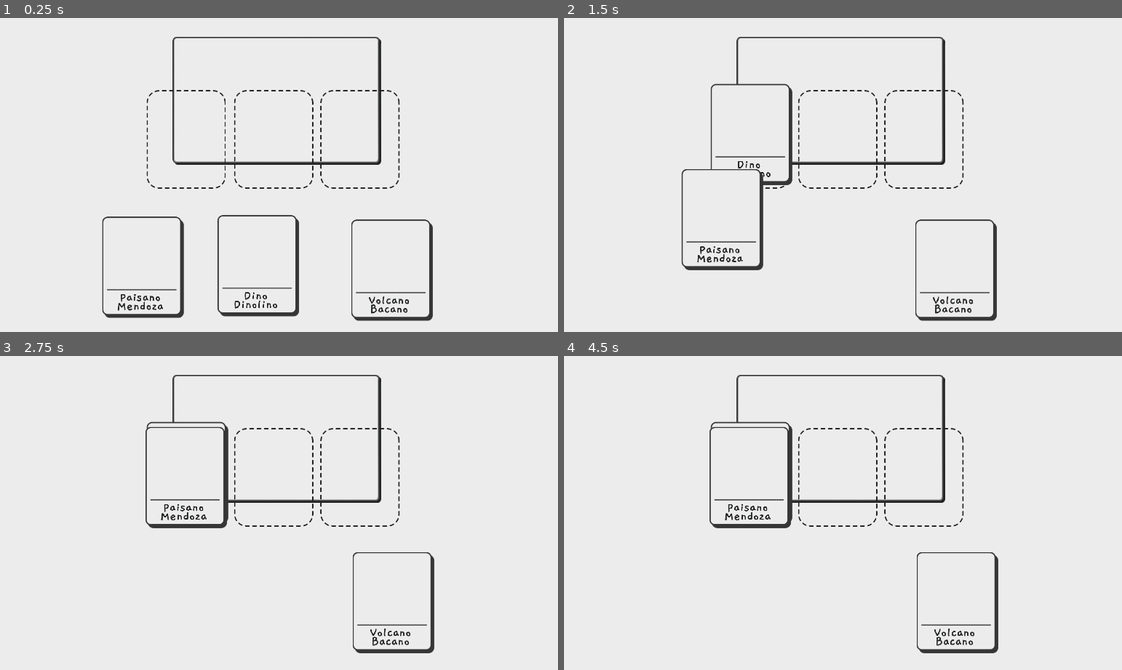
Above: before the commit, frames 1-4 (two rows, left to right).
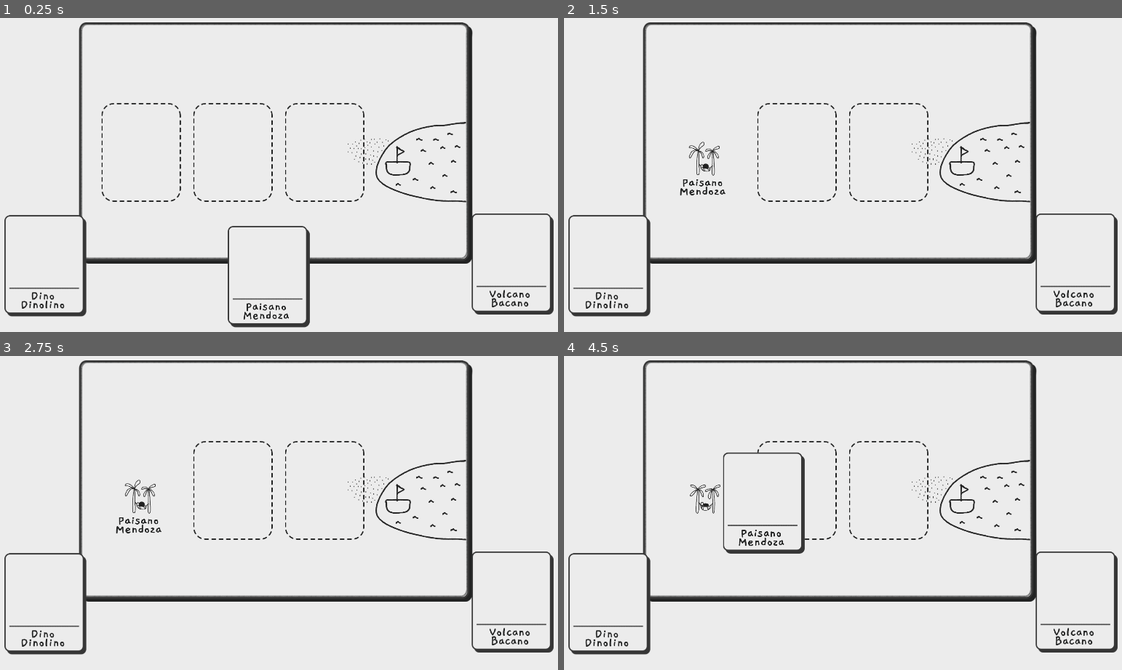
Above: after the commit, the same moments.

Repository: Perro-Viejo/los-cuentos-de-vampichoco
Game: Godot game, scene res://Level1.tscn
Two runs of this game, one before a commit and one after it. Both use one fixed random seed, a clock stepped at 60 frames per second and the inputs below.
Inputs (mouse positions are in pixels of both pictures, inside the frame that each line leads up to):
- Up to frame 1 (0.25 s): no input
- Up to frame 2 (1.5 s): tap Enter at 0.5 s; drag from (820, 266) to (748, 140) at 0.52 s; drag from (709, 266) to (748, 140) at 1.27 s
- Up to frame 3 (2.75 s): move the mouse to (390, 607) at 2.02 s; click (390, 607) at 2.17 s
- Up to frame 4 (4.5 s): drag from (809, 575) to (837, 478) at 2.77 s; move the mouse to (1015, 556) at 3.52 s; click (1015, 556) at 3.67 s; drag from (664, 459) to (954, 600) at 4.27 s

The runs differ from the first frame. In frame 1, 9.9% of the frame differs, in the area x 0-100%, y 1-99%; in frame 2, 9.0%; in frame 3, 8.8%; in frame 4, 9.2%.

Commit message:
Updated art, setup slot and card behaviour to activate character and animation

Diff:
--- a/Card.gd
+++ b/Card.gd
@@ -5,8 +5,9 @@
 
 var dragMouse = false
 var overSlot = false
+var inserted = false
+var current_slot = null
 var slotPos
-var current_slot = null
 
 func _ready():
 	$Area2D.connect('input_event', self, '_on_input_event')
@@ -24,25 +25,29 @@
 
 	if event is InputEventMouseButton:
 		if event.is_pressed():
-			if get_z_index() < 3:
-				set_z_index(3)
-				dragMouse = true
+			dragMouse = true
+			if not $Area2D/Card.visible:
+				$Area2D/Card.show()
+
 		else:
 			dragMouse = false
 			if overSlot:
-				if current_slot.empty:
-					set_position(slotPos)
-					current_slot.empty = false
+				if not inserted:
+					current_slot.insert_card()
+					$Area2D/Card.hide()
+					inserted = true
+				else:
+					set_position(current_slot.get_position())
+					$Area2D/Card.hide()
 
 func _on_area_entered(other):
-	print(other.get_parent().get_name())
 	if "type" in other:
 		if other.type == 'Slot':
 			current_slot = other
 			overSlot = true
-			slotPos = other.get_position()
-
 func _on_area_exited(other):
 	if "type" in other:
 		if other.type == 'Slot':
 			overSlot = false
+		if inserted:
+			inserted = false
--- /dev/null
+++ b/Character.gd
@@ -0,0 +1,26 @@
+extends Node2D
+
+var current_character = ""
+
+func character_show(current_character):
+	print("deberia mostrar ", current_character)
+	if current_character == "Dino":
+		$Dino.show()
+		$Dino.play("Idle")
+	if current_character == "Paisano":
+		$Paisano.show()
+		$Paisano.play("Idle")
+	if current_character == "Volcano":
+		$Volcano.show()
+		$Volcano.play("Idle")
+
+func character_hide(current_character):
+	if current_character == "Dino":
+		$Dino.hide()
+		$Dino.stop()
+	if current_character == "Paisano":
+		$Paisano.hide()
+		$Paisano.stop()
+	if current_character == "Volcano":
+		$Volcano.hide()
+		$Volcano.stop()
--- /dev/null
+++ b/Character.tscn
@@ -0,0 +1,114 @@
+[gd_scene load_steps=20 format=2]
+
+[ext_resource path="res://assets/sprites/characters/dino-idle.png" type="Texture" id=1]
+[ext_resource path="res://assets/sprites/characters/paisano-idle.png" type="Texture" id=2]
+[ext_resource path="res://assets/sprites/characters/volcano-idle.png" type="Texture" id=3]
+[ext_resource path="res://Character.gd" type="Script" id=4]
+
+[sub_resource type="AtlasTexture" id=1]
+flags = 4
+atlas = ExtResource( 1 )
+region = Rect2( 0, 0, 117, 118 )
+
+[sub_resource type="AtlasTexture" id=2]
+flags = 4
+atlas = ExtResource( 1 )
+region = Rect2( 117, 0, 117, 118 )
+
+[sub_resource type="AtlasTexture" id=3]
+flags = 4
+atlas = ExtResource( 1 )
+region = Rect2( 234, 0, 117, 118 )
+
+[sub_resource type="AtlasTexture" id=4]
+flags = 4
+atlas = ExtResource( 1 )
+region = Rect2( 351, 0, 117, 118 )
+
+[sub_resource type="SpriteFrames" id=5]
+animations = [ {
+"frames": [ SubResource( 1 ), SubResource( 2 ), SubResource( 3 ), SubResource( 4 ) ],
+"loop": true,
+"name": "Idle",
+"speed": 6.0
+} ]
+
+[sub_resource type="AtlasTexture" id=6]
+flags = 4
+atlas = ExtResource( 2 )
+region = Rect2( 0, 0, 122, 118 )
+
+[sub_resource type="AtlasTexture" id=7]
+flags = 4
+atlas = ExtResource( 2 )
+region = Rect2( 122, 0, 122, 118 )
+
+[sub_resource type="AtlasTexture" id=8]
+flags = 4
+atlas = ExtResource( 2 )
+region = Rect2( 244, 0, 122, 118 )
+
+[sub_resource type="AtlasTexture" id=9]
+flags = 4
+atlas = ExtResource( 2 )
+region = Rect2( 366, 0, 122, 118 )
+
+[sub_resource type="SpriteFrames" id=10]
+animations = [ {
+"frames": [ SubResource( 6 ), SubResource( 7 ), SubResource( 8 ), SubResource( 9 ) ],
+"loop": true,
+"name": "Idle",
+"speed": 6.0
+} ]
+
+[sub_resource type="AtlasTexture" id=11]
+flags = 4
+atlas = ExtResource( 3 )
+region = Rect2( 0, 0, 273, 274 )
+
+[sub_resource type="AtlasTexture" id=12]
+flags = 4
+atlas = ExtResource( 3 )
+region = Rect2( 273, 0, 273, 274 )
+
+[sub_resource type="AtlasTexture" id=13]
+flags = 4
+atlas = ExtResource( 3 )
+region = Rect2( 546, 0, 273, 274 )
+
+[sub_resource type="AtlasTexture" id=14]
+flags = 4
+atlas = ExtResource( 3 )
+region = Rect2( 819, 0, 273, 274 )
+
+[sub_resource type="SpriteFrames" id=15]
+animations = [ {
+"frames": [ SubResource( 11 ), SubResource( 12 ), SubResource( 13 ), SubResource( 14 ) ],
+"loop": true,
+"name": "Idle",
+"speed": 6.0
+} ]
+
+[node name="Character" type="Node2D"]
+script = ExtResource( 4 )
+current_character = 1
+
+[node name="Dino" type="AnimatedSprite" parent="."]
+visible = false
+frames = SubResource( 5 )
+animation = "Idle"
+frame = 2
+
+[node name="Paisano" type="AnimatedSprite" parent="."]
+visible = false
+position = Vector2( 0, -12.3319 )
+frames = SubResource( 10 )
+animation = "Idle"
+frame = 3
+
+[node name="Volcano" type="AnimatedSprite" parent="."]
+visible = false
+position = Vector2( 0, -77.8604 )
+frames = SubResource( 15 )
+animation = "Idle"
+frame = 2
--- /dev/null
+++ b/EventsManager.gd
@@ -0,0 +1,5 @@
+extends Node
+
+#----------SlotsBehaviour----------
+signal card_inserted(Slot, Card)
+signal card_removed(Slot, Card)
--- a/GUI.tscn
+++ b/GUI.tscn
@@ -6,7 +6,6 @@
 [ext_resource path="res://assets/_temp/Nino.jpg" type="Texture" id=4]
 [ext_resource path="res://assets/_temp/Volcan.jpg" type="Texture" id=5]
 [ext_resource path="res://Slot.tscn" type="PackedScene" id=6]
-[ext_resource path="res://assets/sprites/gui/frame.png" type="Texture" id=7]
 
 [node name="GUI" type="CanvasLayer"]
 
@@ -22,46 +21,36 @@
 "_edit_use_anchors_": false
 }
 
-[node name="Slot" parent="Control" instance=ExtResource( 6 )]
-position = Vector2( 660.703, 450.589 )
+[node name="SlotA" parent="Control" instance=ExtResource( 6 )]
+position = Vector2( 511.923, 493.484 )
 input_pickable = false
 slot_texture = ExtResource( 1 )
 
-[node name="Slot2" parent="Control" instance=ExtResource( 6 )]
-position = Vector2( 949.211, 450.589 )
+[node name="SlotB" parent="Control" instance=ExtResource( 6 )]
+position = Vector2( 814.8, 493.484 )
 input_pickable = false
 slot_texture = ExtResource( 1 )
 
-[node name="Slot3" parent="Control" instance=ExtResource( 6 )]
-position = Vector2( 1234.09, 450.589 )
+[node name="SlotC" parent="Control" instance=ExtResource( 6 )]
+position = Vector2( 1117.48, 493.484 )
 input_pickable = false
 slot_texture = ExtResource( 1 )
 
-[node name="Card" parent="Control" instance=ExtResource( 2 )]
-position = Vector2( 898.359, 867.654 )
+[node name="Dino" parent="Control" instance=ExtResource( 2 )]
+position = Vector2( 196.122, 867.982 )
 z_index = 1
 z_as_relative = false
 card_texture = ExtResource( 3 )
 title_text = "Dino Dinolino"
 
-[node name="Card2" parent="Control" instance=ExtResource( 2 )]
-position = Vector2( 517.868, 872.932 )
-z_index = 1
+[node name="Paisano" parent="Control" instance=ExtResource( 2 )]
+position = Vector2( 932.829, 903.476 )
+z_index = 2
 card_texture = ExtResource( 4 )
 title_text = "Paisano Mendoza"
 
-[node name="Card3" parent="Control" instance=ExtResource( 2 )]
-position = Vector2( 1339.43, 882.544 )
-z_index = 1
+[node name="Volcano" parent="Control" instance=ExtResource( 2 )]
+position = Vector2( 1737.42, 862.162 )
+z_index = 3
 card_texture = ExtResource( 5 )
 title_text = "Volcano Bacano"
-
-[node name="Frame" type="TextureRect" parent="Control"]
-show_behind_parent = true
-anchor_left = 0.5
-anchor_right = 0.5
-margin_left = -344.0
-margin_top = 112.0
-margin_right = 344.0
-margin_bottom = 422.0
-texture = ExtResource( 7 )
--- /dev/null
+++ b/Level1.gd
@@ -0,0 +1,22 @@
+extends Node2D
+
+func _ready():
+	EventsManager.connect('card_inserted', self, '_on_card_inserted')
+	EventsManager.connect('card_removed', self, '_on_card_removed')
+
+func _on_card_inserted(Slot, Character):
+	print(Slot, Character)
+	if Slot == "SlotA":
+		$CharacterA.character_show(Character)
+	if Slot == "SlotB":
+		$CharacterB.character_show(Character)
+	if Slot == "SlotC":
+		$CharacterC.character_show(Character)
+func _on_card_removed(Slot, Character):
+	print(Slot, Character)
+	if Slot == "SlotA":
+		$CharacterA.character_hide(Character)
+	if Slot == "SlotB":
+		$CharacterB.character_hide(Character)
+	if Slot == "SlotC":
+		$CharacterC.character_hide(Character)
--- a/Level1.tscn
+++ b/Level1.tscn
@@ -1,12 +1,34 @@
-[gd_scene load_steps=3 format=2]
+[gd_scene load_steps=7 format=2]
 
 [ext_resource path="res://GUI.tscn" type="PackedScene" id=1]
-[ext_resource path="res://assets/sprites/background.png" type="Texture" id=2]
+[ext_resource path="res://assets/sprites/world/background.png" type="Texture" id=2]
+[ext_resource path="res://assets/sprites/world/frame.png" type="Texture" id=3]
+[ext_resource path="res://assets/sprites/world/level_01-bg.png" type="Texture" id=4]
+[ext_resource path="res://Character.tscn" type="PackedScene" id=5]
+[ext_resource path="res://Level1.gd" type="Script" id=6]
 
 [node name="Level1" type="Node2D"]
+script = ExtResource( 6 )
 
 [node name="GUI" parent="." instance=ExtResource( 1 )]
 
 [node name="Sprite" type="Sprite" parent="."]
 texture = ExtResource( 2 )
 centered = false
+
+[node name="frame" type="Sprite" parent="."]
+position = Vector2( 960, 446.624 )
+texture = ExtResource( 3 )
+
+[node name="level_01-bg" type="Sprite" parent="frame"]
+position = Vector2( 434, 63.2543 )
+texture = ExtResource( 4 )
+
+[node name="CharacterA" parent="." instance=ExtResource( 5 )]
+position = Vector2( 513.866, 511.07 )
+
+[node name="CharacterB" parent="." instance=ExtResource( 5 )]
+position = Vector2( 818.906, 511.07 )
+
+[node name="CharacterC" parent="." instance=ExtResource( 5 )]
+position = Vector2( 1121.18, 511.07 )
--- a/Slot.gd
+++ b/Slot.gd
@@ -4,6 +4,33 @@
 
 var type = "Slot"
 var empty = true
+var current_card
+
 
 func _ready():
+	connect('area_entered', self, '_on_area_entered')
+	connect('area_exited', self, '_on_area_exited')
+
 	$Slot.texture = slot_texture
+
+func _on_area_entered(other):
+	if empty:
+		print('jesus entro en mi')
+		current_card = other.get_parent()
+
+func _on_area_exited(other):
+	if not empty:
+		if other.get_parent() == current_card:
+			empty = true
+			$Slot.show()
+			EventsManager.emit_signal("card_removed", get_name(), current_card.get_name())
+			print("salio ", current_card.get_name())
+
+func insert_card():
+	EventsManager.emit_signal("card_inserted", get_name(), current_card.get_name())
+	if empty:
+		print("inserte", current_card.get_name())
+		$Slot.hide()
+		current_card.set_position(get_position())
+		current_card.set_z_index(0)
+		empty = false
--- a/Slot.tscn
+++ b/Slot.tscn
@@ -4,7 +4,7 @@
 [ext_resource path="res://Slot.gd" type="Script" id=2]
 
 [sub_resource type="RectangleShape2D" id=1]
-extents = Vector2( 126.812, 160.992 )
+extents = Vector2( 74.5568, 106.361 )
 
 [node name="Slot" type="Area2D"]
 script = ExtResource( 2 )
--- a/project.godot
+++ b/project.godot
@@ -17,9 +17,13 @@
 
 config/name="los-cuentos-de-vampichoco"
 run/main_scene="res://Level1.tscn"
-boot_splash/image="res://assets/sprites/background.png"
+boot_splash/image="res://assets/sprites/world/background.png"
 boot_splash/bg_color=Color( 0.141176, 0.141176, 0.141176, 1 )
 config/icon="res://icon.png"
+
+[autoload]
+
+EventsManager="*res://EventsManager.gd"
 
 [display]
 
Not shown: 1 places in GUI.tscn that only renumber resources
Binary file added: assets/sprites/characters/dino-idle.png
Not shown, changed: assets/sprites/characters/dino-idle.png.import
Binary file added: assets/sprites/characters/paisano-idle.png
Not shown, added: assets/sprites/characters/paisano-idle.png.import
Binary file added: assets/sprites/characters/volcano-idle.png
Not shown, changed: assets/sprites/characters/volcano-idle.png.import
Binary file changed: assets/sprites/gui/card.png
Binary file removed: assets/sprites/gui/concepto-02b.png
Binary file removed: assets/sprites/gui/frame.png
Binary file changed: assets/sprites/gui/slot.png
Renamed: assets/sprites/background.png -> assets/sprites/world/background.png
(and 8 more such lines)
